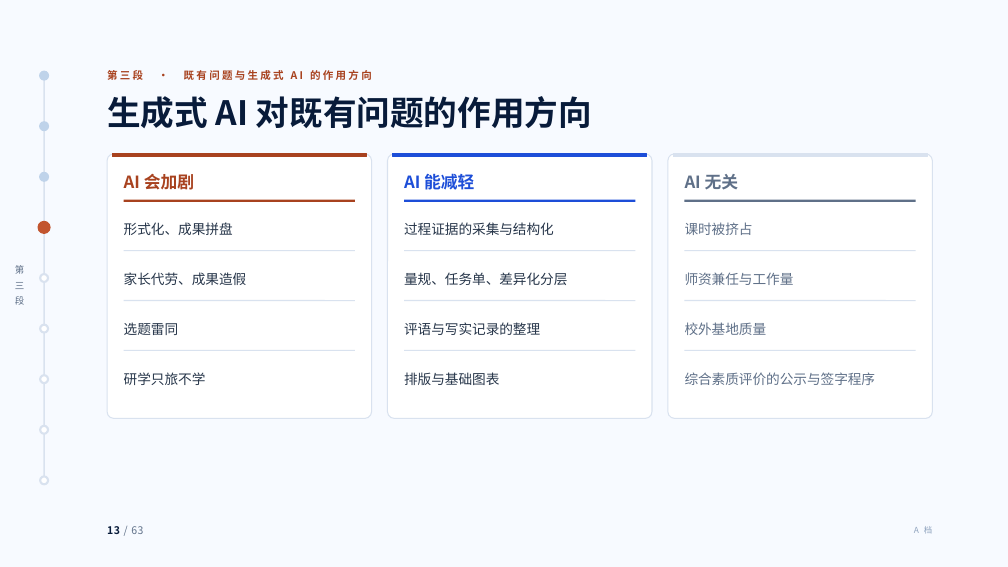
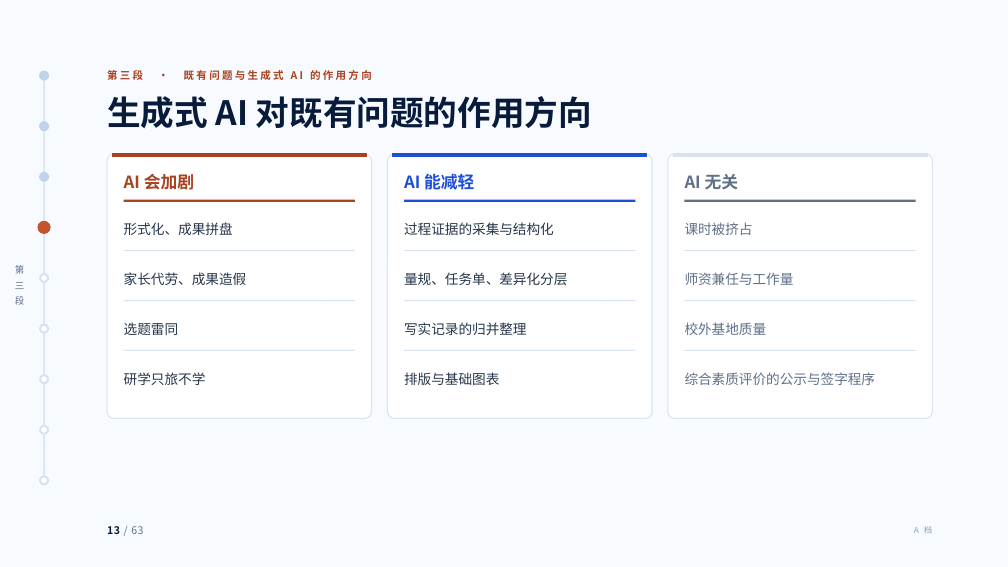
Before and after one commit to tonyxinvip/slides, a slide deck: slide 13 of comprehensive-practice-ai/做中学与综合实践活动.pptx. Drawn at 1008x567 pixels with LibreOffice and Linux fonts; fonts in the diff are those of the drawing. Boxes give left, top, right and bottom in pixels: in the first picture for what was removed or moved away, otherwise in the second. Text is boxed around its words. In the diff, an @@ line names an element or a change of style, - is before the commit and + after.

```diff
--- a/comprehensive-practice-ai/做中学与综合实践活动.pptx
+++ b/comprehensive-practice-ai/做中学与综合实践活动.pptx
@@ text at (404,322,527,335): text changed @@
-评语与写实记录的整理
+写实记录的归并整理
```
Also in this commit, not shown: 1 other slide changed, 4 other files.
